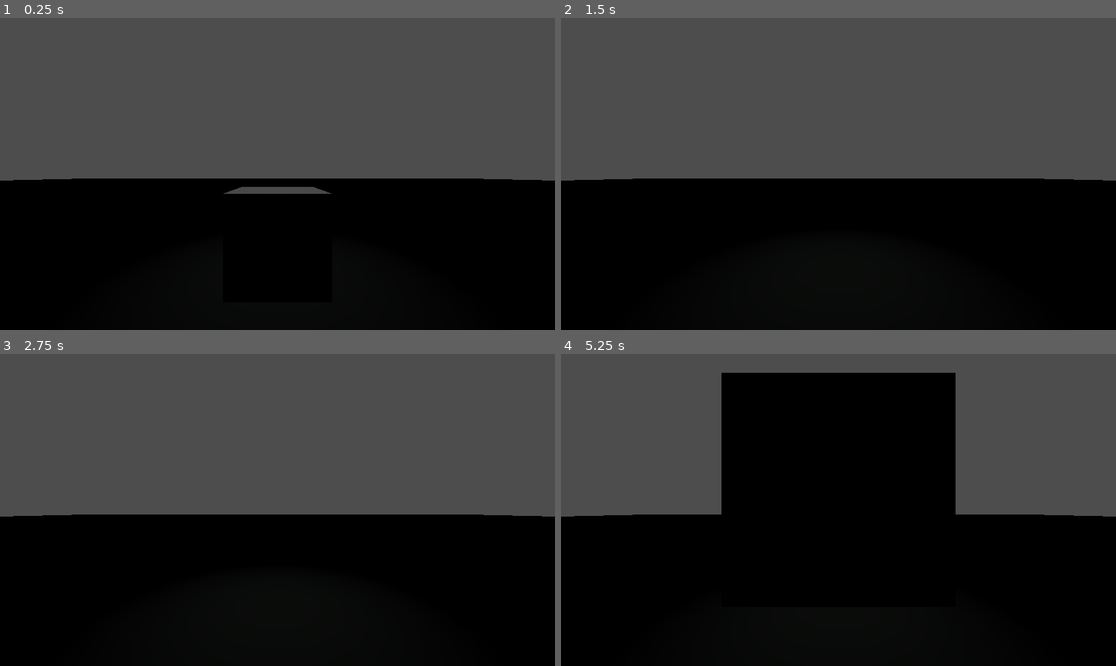
Above: before the commit, frames 1-4 (two rows, left to right).
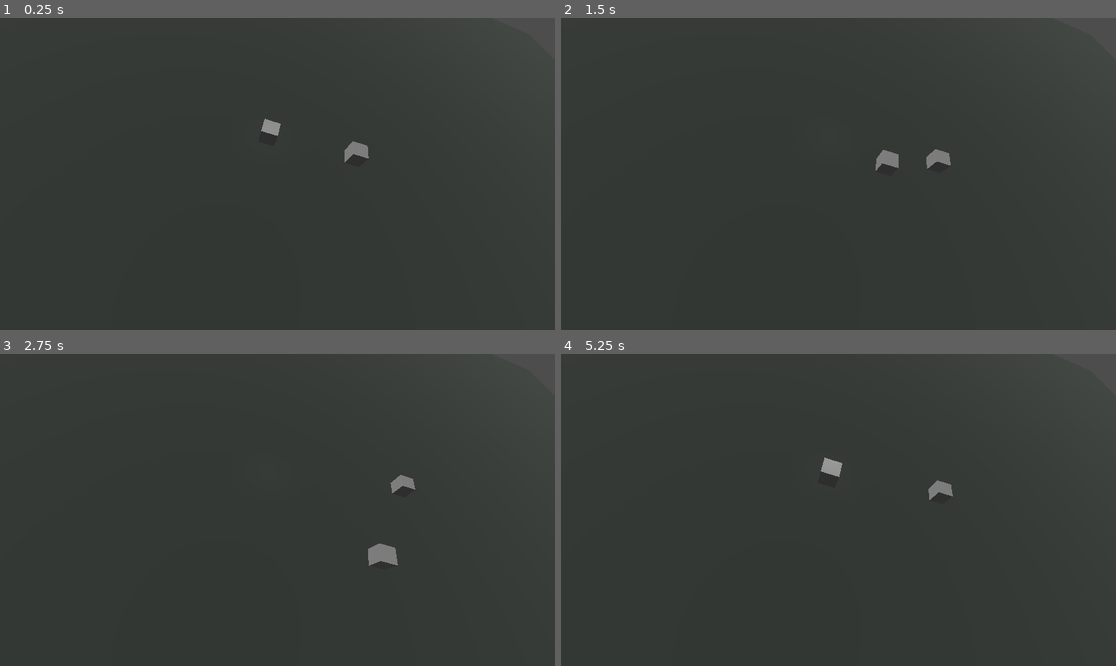
Above: after the commit, the same moments.

Repository: droidsx/droid-telekinesis-poc
Game: Godot game, scene res://osmosis_capture.tscn
Same seed, same stepped clock (60 frames per second), same inputs: the game is played once before the commit and once after it.
Inputs:
- Up to frame 1 (0.25 s): no input
- Up to frame 2 (1.5 s): tap Enter (ui_accept) at 0.5, 0.77 s; hold Right (ui_right) 0.53-1.28 s; hold Down (ui_down) from 1.28 s (still down)
- Up to frame 3 (2.75 s): tap Enter (ui_accept) at 1.52 s; release Down (ui_down) at 2.03 s; hold Right (ui_right) from 2.03 s (still down)
- Up to frame 4 (5.25 s): release Right (ui_right) at 2.78 s; hold Up (ui_up) 2.78-3.53 s; tap Enter (ui_accept) at 3.02, 3.77, 4.52 s; hold Left (ui_left) 3.53-5.03 s; hold Down (ui_down) from 5.03 s (still down)

The runs differ from the first frame. In frame 1, 61% of the frame differs, in the area x 0-100%, y 22-100%; in frame 2, 61%; in frame 3, 61%; in frame 4, 73%, in the area x 0-100%, y 6-100%.

Commit message:
testing code

Diff:
--- /dev/null
+++ b/godot-campus/RigidBoxVDroid.gd
@@ -0,0 +1,17 @@
+extends RigidBody3D
+
+
+const TARGET_SPEED = 5.0
+var _pid := PID3D.new(1.0, 0.1, 1.0)
+
+
+func _physics_process(delta: float) -> void:
+	var direction = Vector3(
+		Input.get_action_strength("ui_right") - Input.get_action_strength("ui_left"),
+		0.0,
+		Input.get_action_strength("ui_up") - Input.get_action_strength("ui_down")
+	).normalized()
+	var target_velocity = direction * TARGET_SPEED
+	var velocity_error = target_velocity - linear_velocity
+	var correction_impulse = _pid.update(velocity_error, delta) * 0.01
+	apply_central_impulse(correction_impulse)
--- a/godot-campus/WebSocketClient.gd
+++ b/godot-campus/WebSocketClient.gd
@@ -1,10 +1,12 @@
 extends Node
 
 # The URL we will connect to.
-@export var websocket_url = "ws://localhost:8765"
+@export var websocket_url = "wss://droid-osmosis-1.onrender.com"
 
 # Our WebSocketClient instance.
 var socket = WebSocketPeer.new()
+var prev_wrist_data
+var prev_positions: Dictionary
 
 func _ready():
 	# Initiate connection to the given URL.
@@ -32,30 +34,91 @@
 	if state == WebSocketPeer.STATE_OPEN:
 		while socket.get_available_packet_count():
 			var data = socket.get_packet().get_string_from_utf8()
-			print("Got data from server: ", data)
-			var robot = get_parent().get_node("GenesisArmVDroid") as CharacterBody3D
+			#print("Got data from server: ", data)
+			# var robot = get_parent().get_node("GenesisArmVDroid") as CharacterBody3D
 
 			# Simulate the action press
 			var action
-			match data:
-				"up":
-					action = "ui_up"
-					Input.action_press(action, 1.0)
-				"down":
-					action = "ui_down"
-					Input.action_press(action, 1.0)
-				"left":
-					action = "ui_left"
-					Input.action_press(action, 1.0)
-				"right":
-					action = "ui_right"
-					Input.action_press(action, 1.0)
-				_:
-					action = ""
+			# TODO: check if JSON and then parse it
+			var json = JSON.new()
+			var error = json.parse(data)
+			if error == OK:
+				var json_data = json.data
+				var wrist_data
+				# For the Vision controller:
+				if json_data["rightHand"]:
+					# Sniff test using wrist (most important)
+					wrist_data = json_data["rightHand"]["jointPositions"]["forearmWrist"]
+					wrist_data = _sort_dict_keys(wrist_data)
+
+					if prev_wrist_data == null: prev_wrist_data = wrist_data
+					if wrist_data != prev_wrist_data && prev_wrist_data:
+						# print("wrist data", wrist_data)
+
+						for coor in ["x", "y", "z"]:
+							var diff = abs(wrist_data[coor] - prev_wrist_data[coor])
+							if abs(diff) > 0.5:
+								print("wrist moved {diff} on the {coor} plane: ".format({
+									"diff": diff,
+									"coor": coor
+								}))
+
+					# Check diffs of all joints
+					var right_hand_joints = json_data["rightHand"]["jointPositions"]
+					# If initially empty just copy the current joint positions
+					if prev_positions.keys().size() == 0:
+						prev_positions = right_hand_joints
+					for joint in right_hand_joints.keys():
+						for coor in ["x", "y", "z"]:
+							var diff = abs(right_hand_joints[joint][coor] - prev_positions[joint][coor])
+							if abs(diff) > 0.5:
+								print("{joint} moved {diff} on the {coor} plane: ".format({
+									"joint": joint,
+									"diff": diff,
+									"coor": coor
+								}))
+
+				else:
+				# For the Unity Controller:
+					wrist_data = json_data["RightHand"]["wrist"]
+					if wrist_data != prev_wrist_data:
+						print("wrist data", wrist_data)
+
+
+				# Simple 2D control
+				# If the wrist goes left, we want to move left
+				# If the wrist goes forward, we want to move "up"
+				# Note: this should really set a target position for the block
+				# to move to for best sim
+				if wrist_data["x"] - prev_wrist_data["x"] > 0:
+					Input.action_press("ui_right", wrist_data["x"])
+				else:
+					Input.action_press("ui_left", wrist_data["x"])
+
+				prev_wrist_data = wrist_data
+
+			else:
+				match data:
+					# The below is used if manually driving from the CLI
+					"up":
+						action = "ui_up"
+						Input.action_press(action, 1.0)
+					"down":
+						action = "ui_down"
+						Input.action_press(action, 1.0)
+					"left":
+						action = "ui_left"
+						Input.action_press(action, 1.0)
+					"right":
+						action = "ui_right"
+						Input.action_press(action, 1.0)
+					_:
+						print("data did not match any case, it looked like: ", data)
+						action = ""
 
 			await get_tree().create_timer(1).timeout  # Wait for 1 second
-			Input.action_release(action)
-			print('Simulating action release: ', action)
+			if action: Input.action_release(action)
+			#print('Simulating action release: ', action)
 
 	# WebSocketPeer.STATE_CLOSING means the socket is closing.
 	# It is important to keep polling for a clean close.
@@ -69,3 +132,17 @@
 		var code = socket.get_close_code()
 		print("WebSocket closed with code: %d. Clean: %s" % [code, code != -1])
 		set_process(false) # Stop processing.
+
+func _sort_dict_keys(input_dict: Dictionary) -> Dictionary:
+	var sorted_dict = {}
+	var keys = input_dict.keys()
+	keys.sort()
+
+	for key in keys:
+		var value = input_dict[key]
+		if typeof(value) == TYPE_DICTIONARY:
+			sorted_dict[key] = _sort_dict_keys(value)
+		else:
+			sorted_dict[key] = value
+
+	return sorted_dict
--- /dev/null
+++ b/godot-campus/box_droid.tscn
@@ -0,0 +1,18 @@
+[gd_scene load_steps=4 format=3 uid="uid://ck5c0xx3k7cs0"]
+
+[ext_resource type="Script" path="res://GenesisArmVDroid.gd" id="1_6mnlo"]
+
+[sub_resource type="BoxShape3D" id="BoxShape3D_b10la"]
+
+[sub_resource type="BoxMesh" id="BoxMesh_njeqp"]
+
+[node name="BoxDroid" type="CharacterBody3D"]
+transform = Transform3D(1, 0, 0, 0, 1, 0, 0, 0, 1, 0, 0.820869, 0)
+script = ExtResource("1_6mnlo")
+
+[node name="CollisionShape3D" type="CollisionShape3D" parent="."]
+shape = SubResource("BoxShape3D_b10la")
+
+[node name="MeshInstance3D" type="MeshInstance3D" parent="CollisionShape3D"]
+mesh = SubResource("BoxMesh_njeqp")
+skeleton = NodePath("../..")
--- /dev/null
+++ b/godot-campus/osmosis_capture.gd
@@ -0,0 +1,15 @@
+extends Node3D
+
+"""
+This scene has a medley of robots. A simple box with a character skeleton using
+unrealistic physics.
+"""
+
+# Called when the node enters the scene tree for the first time.
+func _ready() -> void:
+	pass # Replace with function body.
+
+
+# Called every frame. 'delta' is the elapsed time since the previous frame.
+func _process(delta: float) -> void:
+	pass
--- a/godot-campus/osmosis_capture.tscn
+++ b/godot-campus/osmosis_capture.tscn
@@ -1,11 +1,9 @@
 [gd_scene load_steps=8 format=3 uid="uid://qikm6f1pds6s"]
 
-[ext_resource type="Script" path="res://GenesisArmVDroid.gd" id="1_qaygr"]
+[ext_resource type="Script" path="res://osmosis_capture.gd" id="1_5rc73"]
 [ext_resource type="Script" path="res://WebSocketClient.gd" id="2_8gbwn"]
-
-[sub_resource type="BoxShape3D" id="BoxShape3D_b10la"]
-
-[sub_resource type="BoxMesh" id="BoxMesh_njeqp"]
+[ext_resource type="PackedScene" uid="uid://ck5c0xx3k7cs0" path="res://box_droid.tscn" id="2_vkafl"]
+[ext_resource type="PackedScene" uid="uid://iefpu5768o7m" path="res://rigid_box_droid.tscn" id="3_e7gtf"]
 
 [sub_resource type="WorldBoundaryShape3D" id="WorldBoundaryShape3D_xnhc8"]
 
@@ -17,20 +15,14 @@
 size = Vector2(100, 100)
 
 [node name="OsmosisCapture" type="Node3D"]
+script = ExtResource("1_5rc73")
 
-[node name="GenesisArmVDroid" type="CharacterBody3D" parent="."]
-transform = Transform3D(1, 0, 0, 0, 1, 0, 0, 0, 1, 0, 0.820869, 0)
-script = ExtResource("1_qaygr")
+[node name="BoxDroid" parent="." instance=ExtResource("2_vkafl")]
 
-[node name="CollisionShape3D" type="CollisionShape3D" parent="GenesisArmVDroid"]
-shape = SubResource("BoxShape3D_b10la")
+[node name="RigidBoxDroid" parent="." instance=ExtResource("3_e7gtf")]
 
-[node name="MeshInstance3D" type="MeshInstance3D" parent="GenesisArmVDroid/CollisionShape3D"]
-mesh = SubResource("BoxMesh_njeqp")
-skeleton = NodePath("../..")
-
-[node name="GenesisEyeVDroid" type="Camera3D" parent="."]
-transform = Transform3D(1, 0, 0, 0, 1, 0, 0, 0, 1, 0, 1.18123, 2.36954)
+[node name="EyeVDroid" type="Camera3D" parent="."]
+transform = Transform3D(0.955185, -0.269572, -0.12228, 0.242268, 0.474594, 0.846207, -0.17008, -0.837909, 0.518634, -0.366325, 9.86827, 8.40591)
 
 [node name="Floor" type="StaticBody3D" parent="."]
 
@@ -43,5 +35,8 @@
 [node name="OmniLight3D" type="OmniLight3D" parent="."]
 transform = Transform3D(1, 0, 0, 0, 1, 0, 0, 0, 1, 0, 4.18297, 0)
 
+[node name="DirectionalLight3D" type="DirectionalLight3D" parent="."]
+transform = Transform3D(0.119514, 0.696546, -0.707489, -0.00887712, 0.713318, 0.700785, 0.992793, -0.0774731, 0.0914347, -61.3306, 6.21694, 0)
+
 [node name="WebSocketClient" type="Node" parent="."]
 script = ExtResource("2_8gbwn")
--- /dev/null
+++ b/godot-campus/pid_3d.gd
@@ -0,0 +1,22 @@
+extends RefCounted
+class_name PID3D
+
+var _p: float
+var _i: float
+var _d: float
+
+var _prev_error: Vector3
+var _error_integral: Vector3
+
+
+func _init(p: float, i: float, d: float) -> void:
+	_p = p
+	_i = i
+	_d = d
+
+
+func update(error: Vector3, delta: float) -> Vector3:
+	_error_integral += error * delta
+	var error_derivative = (error - _prev_error) / delta
+	_prev_error	= error
+	return _p * error + _i * _error_integral + _d * error_derivative
--- /dev/null
+++ b/godot-campus/rigid_box_droid.tscn
@@ -0,0 +1,22 @@
+[gd_scene load_steps=5 format=3 uid="uid://iefpu5768o7m"]
+
+[ext_resource type="Script" path="res://RigidBoxVDroid.gd" id="1_nhrq7"]
+
+[sub_resource type="PhysicsMaterial" id="PhysicsMaterial_806dt"]
+friction = 0.0
+bounce = 0.2
+
+[sub_resource type="BoxMesh" id="BoxMesh_txpjc"]
+
+[sub_resource type="BoxShape3D" id="BoxShape3D_nvtln"]
+
+[node name="RigidBoxDroid" type="RigidBody3D"]
+transform = Transform3D(1, 0, 0, 0, 1, 0, 0, 0, 1, 5.51258, 1.11323, 0)
+physics_material_override = SubResource("PhysicsMaterial_806dt")
+script = ExtResource("1_nhrq7")
+
+[node name="MeshInstance3D" type="MeshInstance3D" parent="."]
+mesh = SubResource("BoxMesh_txpjc")
+
+[node name="CollisionShape3D" type="CollisionShape3D" parent="."]
+shape = SubResource("BoxShape3D_nvtln")
--- /dev/null
+++ b/godot-campus/robot_arm_droid.tscn
@@ -0,0 +1,38 @@
+[gd_scene load_steps=3 format=3 uid="uid://bxdw1shddwm80"]
+
+[sub_resource type="CylinderMesh" id="CylinderMesh_bsug8"]
+
+[sub_resource type="BoxMesh" id="BoxMesh_04tla"]
+
+[node name="RobotArmDroid" type="RigidBody3D"]
+
+[node name="Base" type="StaticBody3D" parent="."]
+
+[node name="MeshInstance3D" type="MeshInstance3D" parent="Base"]
+transform = Transform3D(2, 0, 0, 0, 0.1, 0, 0, 0, 2, 2.08165e-12, 2.08165e-12, 2.08165e-12)
+mesh = SubResource("CylinderMesh_bsug8")
+
+[node name="elbow" type="RigidBody3D" parent="."]
+
+[node name="HingeJoint3D" type="HingeJoint3D" parent="elbow"]
+node_a = NodePath("../../Base")
+node_b = NodePath("..")
+
+[node name="MeshInstance3D" type="MeshInstance3D" parent="elbow"]
+transform = Transform3D(0.2, 0, 0, 0, 1.4, 0, 0, 0, 0.1, 0, 0.908354, 0)
+mesh = SubResource("BoxMesh_04tla")
+
+[node name="wrist" type="RigidBody3D" parent="."]
+
+[node name="ConeTwistJoint3D" type="ConeTwistJoint3D" parent="wrist"]
+
+[node name="MeshInstance3D" type="MeshInstance3D" parent="wrist"]
+
+[node name="gripper" type="RigidBody3D" parent="."]
+
+[node name="HingeJoint3D" type="HingeJoint3D" parent="gripper"]
+
+[node name="MeshInstance3D" type="MeshInstance3D" parent="gripper"]
+
+[node name="Camera3D" type="Camera3D" parent="."]
+transform = Transform3D(1, 0, 0, 0, -0.580873, 0.813994, 0, -0.813994, -0.580873, 0, 5.57066, -7.41558)
